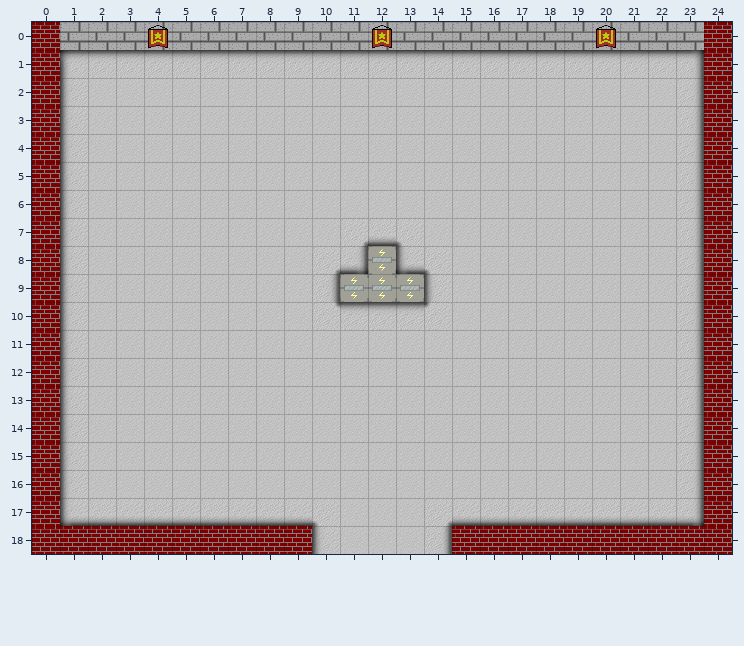
Tiled map -- tiles_map/BossRoom1.tmx. This is how it looked before the edit.
Cells are 32x32 px. Shown: x 0..24, y 0..18.
Once edited:
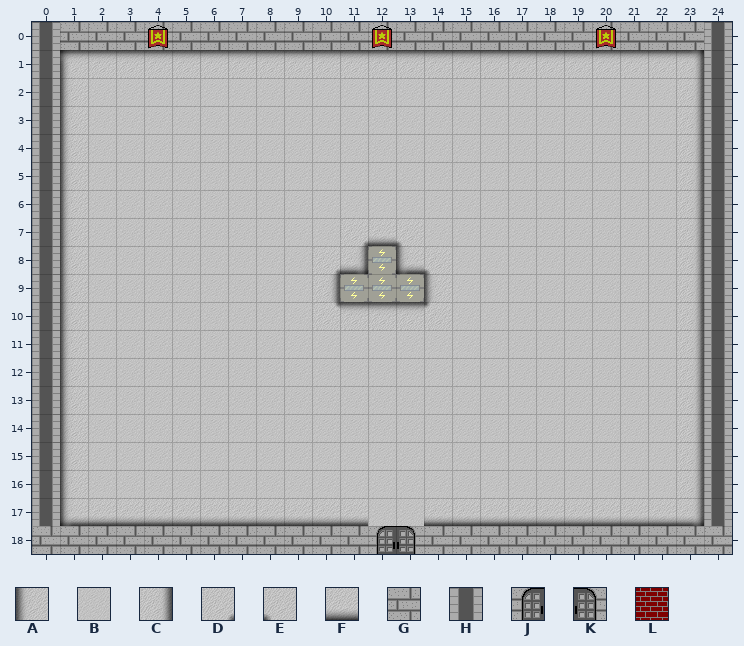
Key: from "Terrain_set": A 10, B 11, C 12, D 13, E 14, F 16, G 20, H 22, J 25, K 26; from "VieuxSprites": L 16.
_ is an empty cell, . an unchanged one.
Edits made:
--- layer "Terrain_TL"
@@ x 0..24 @@
- 0 L.......................L
- 1 L.......................L
- 2 L.......................L
- 3 L.......................L
- 4 L.......................L
- 5 L.......................L
- 6 L.......................L
- 7 L.......................L
- 8 L.......................L
- 9 L.......................L
-10 L.......................L
-11 L.......................L
-12 L.......................L
-13 L.......................L
-14 L.......................L
-15 L.......................L
-16 L.......................L
-17 L.........EB..D.........L
-18 LLLLLLLLLLABBBCLLLLLLLLLL
+ 0 H.......................H
+ 1 H.......................H
+ 2 H.......................H
+ 3 H.......................H
+ 4 H.......................H
+ 5 H.......................H
+ 6 H.......................H
+ 7 H.......................H
+ 8 H.......................H
+ 9 H.......................H
+10 H.......................H
+11 H.......................H
+12 H.......................H
+13 H.......................H
+14 H.......................H
+15 H.......................H
+16 H.......................H
+17 H.........FF..F.........H
+18 GGGGGGGGGGGGJKGGGGGGGGGGG
